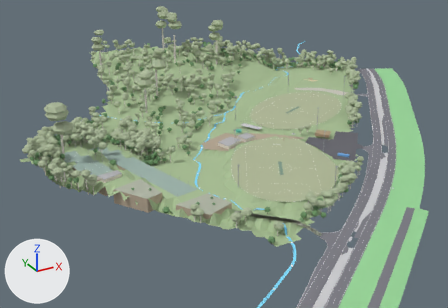
The glTF model KHFR_stage0_winter.glb as it was, and as the next commit left it.
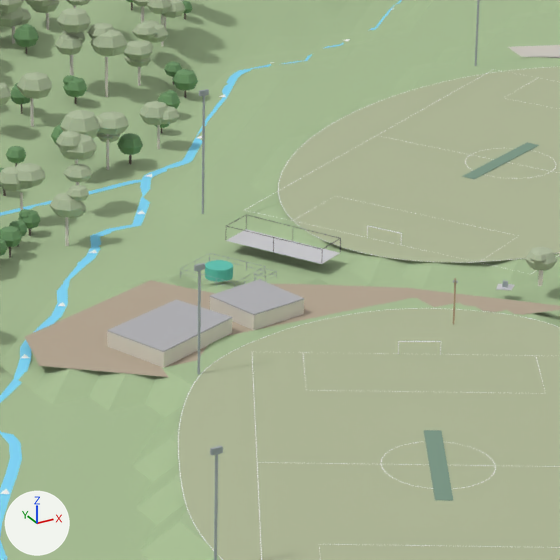
Old and new are each drawn from a 50 mm camera at (-309.9, -559.4, 223.0) aimed at (-60.0, -105.1, -4.2) and again close up on the part from 44% to 68% of the width and 26% to 60% of the height. The lights are fixed; the arrows at lower left show +X, +Y and +Z. The older version's two pictures come first.

Objects in the first close-up: 'Bushland forest (euc_can)', 'Bushland forest (wat_can)', 'Existing Ground 1 (worn turf)', 'Existing Ground 2 (worn turf)', 'Existing change rooms', 'Existing change rooms roof', 'Existing club room roof', 'Existing dirt parking and road', 'Existing main club room', 'Existing wicket covers (deployed for winter)', 'Montrose drain (main, graded 144 m entry)', 'Reserve terrain' and 23 more.
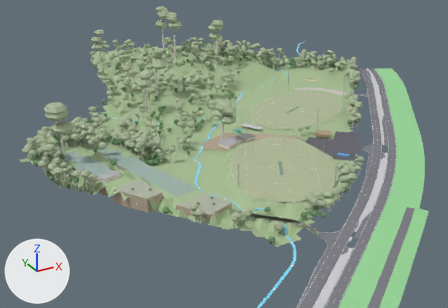
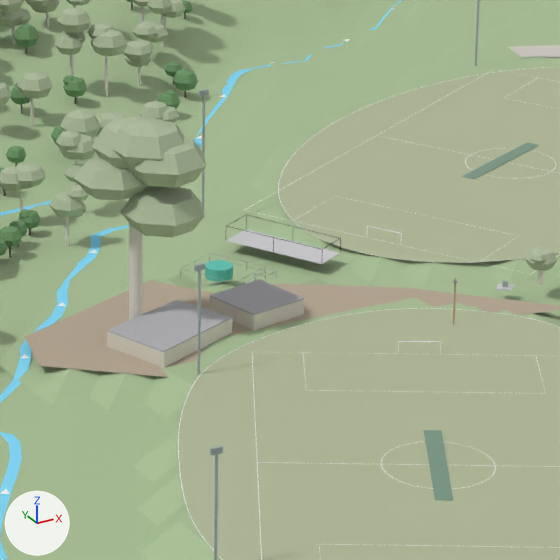
Changed parts and their boxes [x1, y1, x2, y2] in the close-ups (560 x 560 px):
'Sydney blue gum canopy', added: after [74, 116, 206, 237]
'Sydney blue gum (existing, ~40 m)', added: after [129, 198, 142, 320]

What changed in the scene script:
```text
Add me_sydney_blue_gum_canopy:
    me_sydney_blue_gum_canopy.from_pydata(...)  # 115 vertices, 210 faces; spans x -64.5..-44.1, y -106.0..-84.3, z 21.4..41.7
    me_sydney_blue_gum_canopy.materials.append(mat_euc_can)  # greyish green #adbc9b
Add me_sydney_blue_gum__existing___40_m:
    me_sydney_blue_gum__existing___40_m.from_pydata(...)  # 21 vertices, 30 faces; spans x -56.5..-54.2, y -95.6..-93.4, z 2.5..28.5
    me_sydney_blue_gum__existing___40_m.materials.append(mat_euc_trunk)  # light grey #ddd8d0
Add ob_sydney_blue_gum_canopy:
    ob_sydney_blue_gum_canopy = bpy.data.objects.new('Sydney blue gum canopy', me_sydney_blue_gum_canopy)
    ob_sydney_blue_gum_canopy.location = (0.0, 0.0, 0.0)
Add ob_sydney_blue_gum__existing___40_m:
    ob_sydney_blue_gum__existing___40_m = bpy.data.objects.new('Sydney blue gum (existing, ~40 m)', me_sydney_blue_gum__existing___40_m)
    ob_sydney_blue_gum__existing___40_m.location = (0.0, 0.0, 0.0)
```
